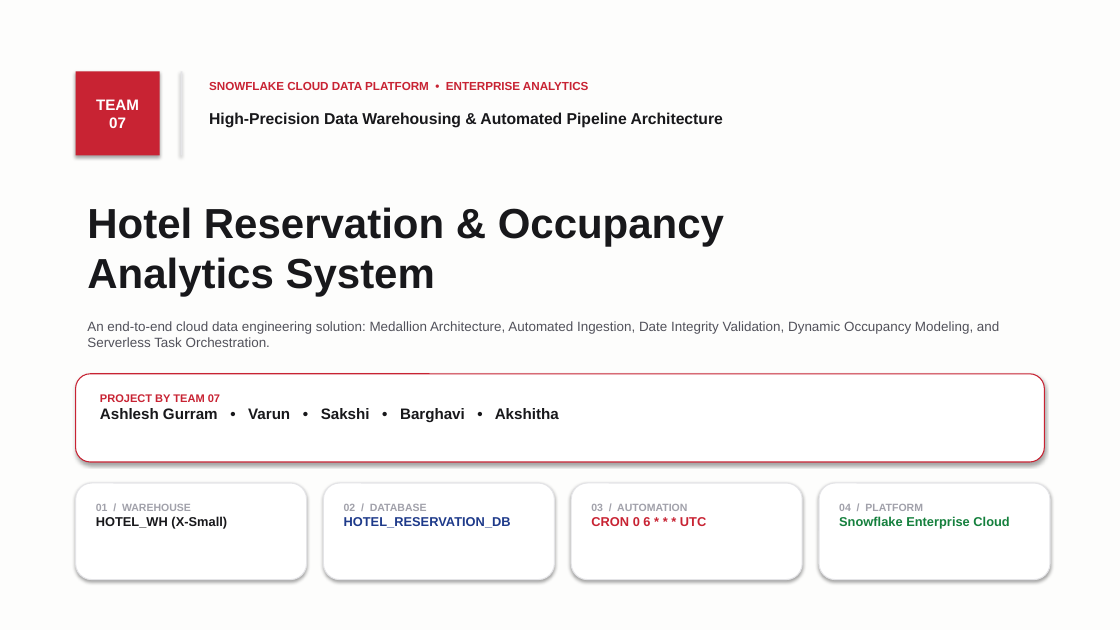
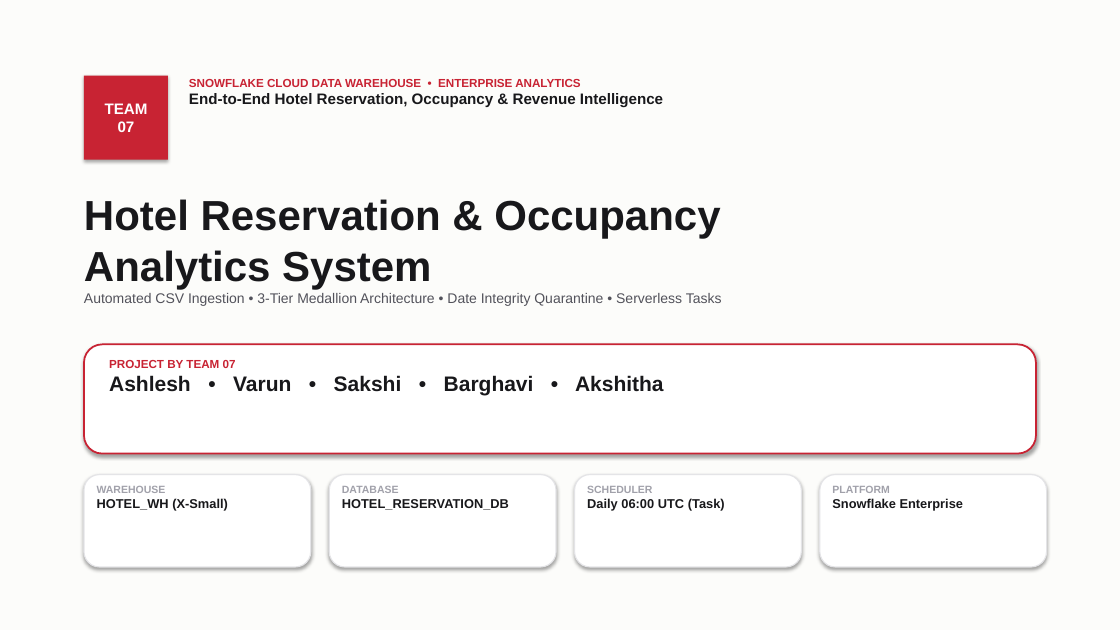
Before and after one commit to ashlesh0805/snowflake-hotel-reservation-analytics, a slide deck: slide 1 of Hotel_Reservation_Analytics_Japanese_Style.pptx. Drawn at 1120x630 pixels with LibreOffice and Linux fonts; fonts in the diff are those of the drawing. Boxes give left, top, right and bottom in pixels: in the first picture for what was removed or moved away, otherwise in the second. Text is boxed around its words. In the diff, an @@ line names an element or a change of style, - is before the commit and + after.

Commit message:
Final polish: zero text overflow, perfectly aligned cards, Team 07 names only

```diff
--- a/Hotel_Reservation_Analytics_Japanese_Style.pptx
+++ b/Hotel_Reservation_Analytics_Japanese_Style.pptx
@@ rectangle at (0,0,1120,630): fill #FDFDFC to #FCFCFA @@
@@ rectangle "TEAM 07": place and size @@
-rectangle "TEAM 07" at (76,71,160,155)
+rectangle "TEAM 07" at (84,76,168,160)
@@ rectangle removed at (181,71,182,155) @@
@@ text at (189,79,663,107): text changed; size 10 to 13 pt; text colour #C82333 to #18181B @@
-SNOWFLAKE CLOUD DATA PLATFORM • ENTERPRISE ANALYTICS
+SNOWFLAKE CLOUD DATA WAREHOUSE • ENTERPRISE ANALYTICS
+End-to-End Hotel Reservation, Occupancy & Revenue Intelligence
@@ text removed at (209,112,723,128) @@
-High-Precision Data Warehousing & Automated Pipeline Architecture
@@ text "Hotel Reservation & Occupancy Analytics ...": place and size @@
-text "Hotel Reservation & Occupancy Analytics ..." at (87,207,724,297)
+text "Hotel Reservation & Occupancy Analytics ..." at (84,199,722,306)
@@ text at (84,293,722,306): paragraph added @@
+Automated CSV Ingestion • 3-Tier Medallion Architecture • Date Integrity Quarantine • Serverless Tasks
@@ text removed at (87,321,999,347) @@
-An end-to-end cloud data engineering solution: Medallion Architecture, Automated Ingestion, Date Integrity Validation, Dynamic Occupancy Modeling, and Serverless Task Orchestration.
@@ rounded rectangle: place and size @@
-rounded rectangle at (76,374,1044,462)
+rounded rectangle at (84,344,1036,454)
@@ rounded rectangle at (84,344,1036,454): outline #C82333 0.9 pt to #C82333 1.5 pt @@
@@ text "PROJECT BY TEAM 07": place and size @@
-text "PROJECT BY TEAM 07" at (100,394,559,422)
+text "PROJECT BY TEAM 07" at (109,360,664,396)
@@ text at (109,375,664,396): text changed; size 13 to 18 pt @@
-Ashlesh Gurram • Varun • Sakshi • Barghavi • Akshitha
+Ashlesh • Varun • Sakshi • Barghavi • Akshitha
@@ text at (109,360,236,368): size 9.5 to 10 pt in "PROJECT BY TEAM 07" @@
@@ outline #E4E4E7 0.9 pt to #E4E4E7 1 pt in 4 elements at (575,475,802,567), (820,475,1047,567), (329,475,556,567), (84,475,311,567) @@
@@ rounded rectangle: place and size @@
-rounded rectangle at (76,483,307,580)
+rounded rectangle at (84,475,311,567)
@@ rounded rectangle: place and size @@
-rounded rectangle at (323,483,555,580)
+rounded rectangle at (329,475,556,567)
@@ rounded rectangle: place and size @@
-rounded rectangle at (571,483,802,580)
+rounded rectangle at (575,475,802,567)
@@ rounded rectangle: place and size @@
-rounded rectangle at (819,483,1050,580)
+rounded rectangle at (820,475,1047,567)
@@ text at (97,486,166,493): text changed @@
-01 / WAREHOUSE
+WAREHOUSE
@@ text "WAREHOUSE": place and size @@
-text "WAREHOUSE" at (96,504,227,529)
+text "WAREHOUSE" at (97,486,228,511)
@@ text at (342,486,399,493): text changed @@
-02 / DATABASE
+DATABASE
@@ text at (342,499,509,510): text colour #1E3A8A to #18181B in "HOTEL_RESERVATION_DB" @@
@@ text "DATABASE": place and size @@
-text "DATABASE" at (344,504,511,528)
+text "DATABASE" at (342,486,509,510)
@@ text added at (587,486,725,511), 11 pt, text #18181B, bold @@
+SCHEDULER
+Daily 06:00 UTC (Task)
@@ text removed at (591,504,706,526) @@
-03 / AUTOMATION
-CRON 0 6 * * * UTC
@@ text at (832,486,964,511): text changed; text colour #15803D to #18181B @@
-04 / PLATFORM
-Snowflake Enterprise Cloud
+PLATFORM
+Snowflake Enterprise
```
Also in this commit, not shown: 7 other slides changed, 11 other files.
